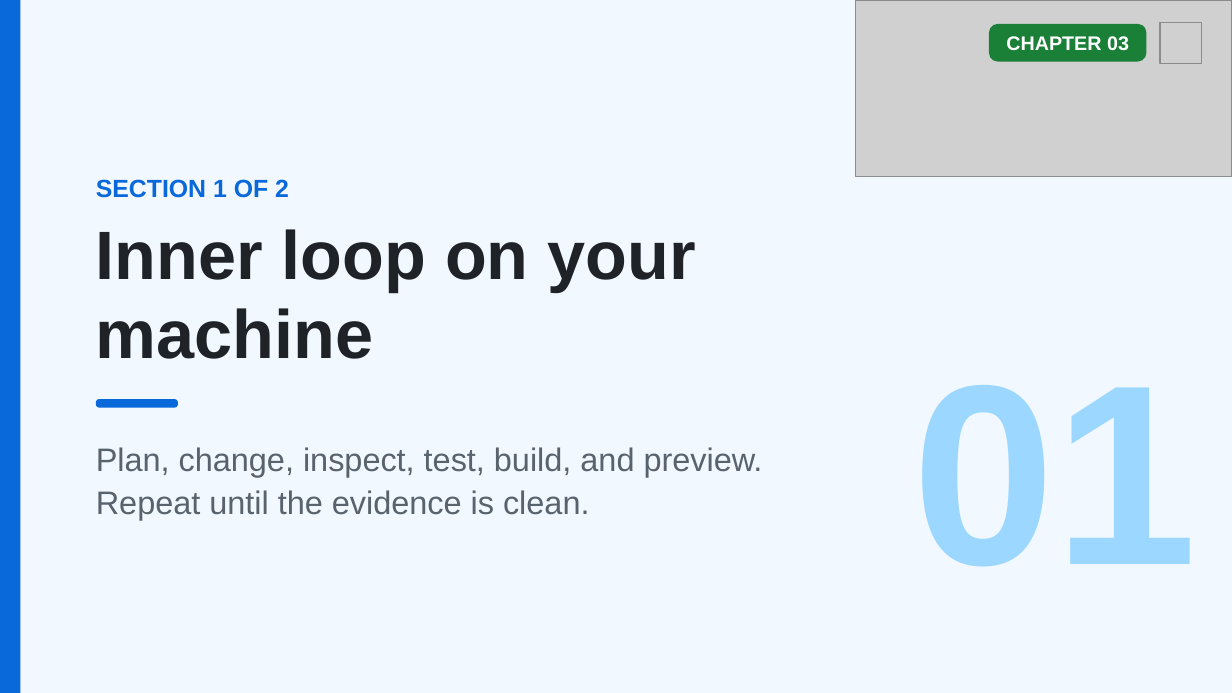
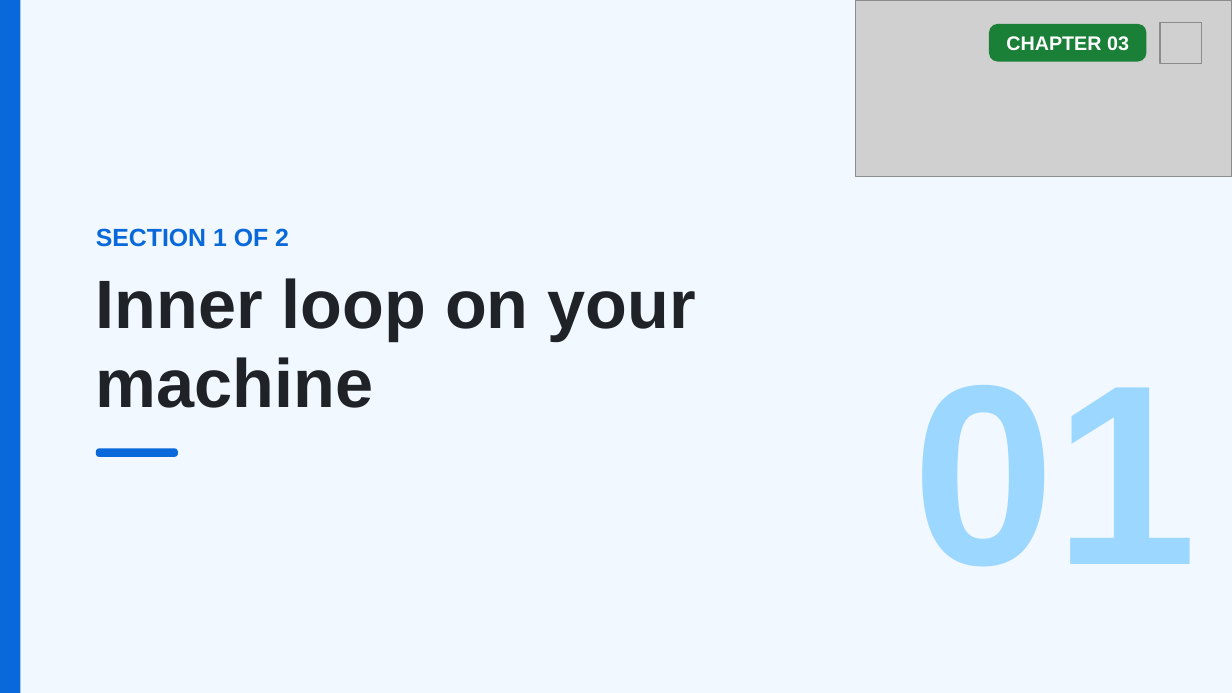
Before and after one commit to github/copilot-app-for-beginners, a slide deck: slide 6 of slides/03-development-workflows.pptx. Drawn at 1232x693 pixels with LibreOffice and Linux fonts; fonts in the diff are those of the drawing; grey boxes stand for pictures. Boxes give left, top, right and bottom in pixels: in the first picture for what was removed or moved away, otherwise in the second. Text is boxed around its words. In the diff, an @@ line names an element or a change of style, - is before the commit and + after.

```diff
--- a/slides/03-development-workflows.pptx
+++ b/slides/03-development-workflows.pptx
@@ 2 texts, 1 rounded rectangle: place and size @@
-2 texts, 1 rounded rectangle at (96, 179, 695, 408)
+2 texts, 1 rounded rectangle at (96, 228, 695, 457)
@@ text removed at (96, 447, 763, 520) @@
-Plan, change, inspect, test, build, and preview. Repeat until the evidence is clean.
```
Also in this commit, not shown: 2 other slides changed, 7 other files.
